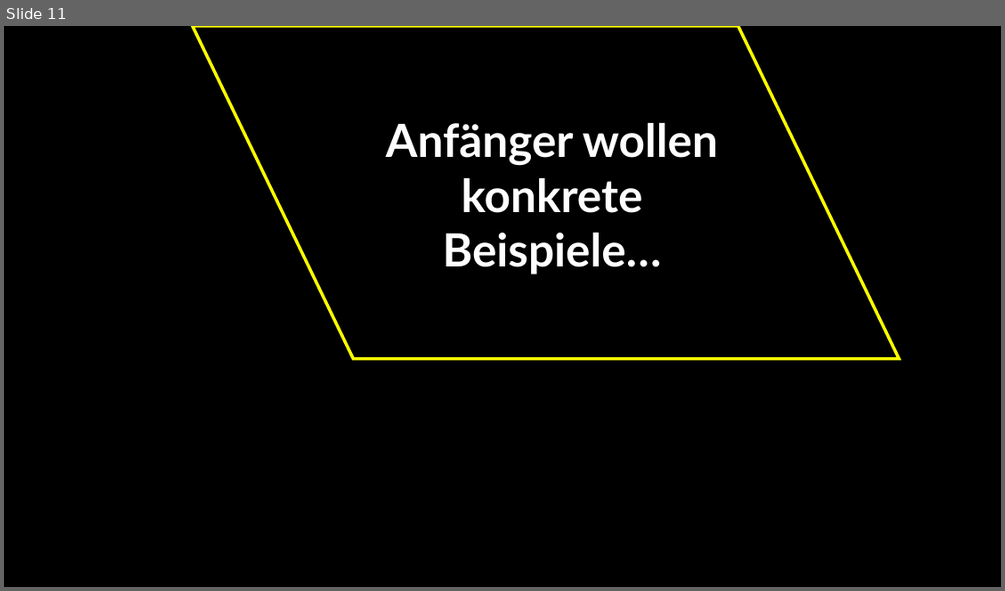
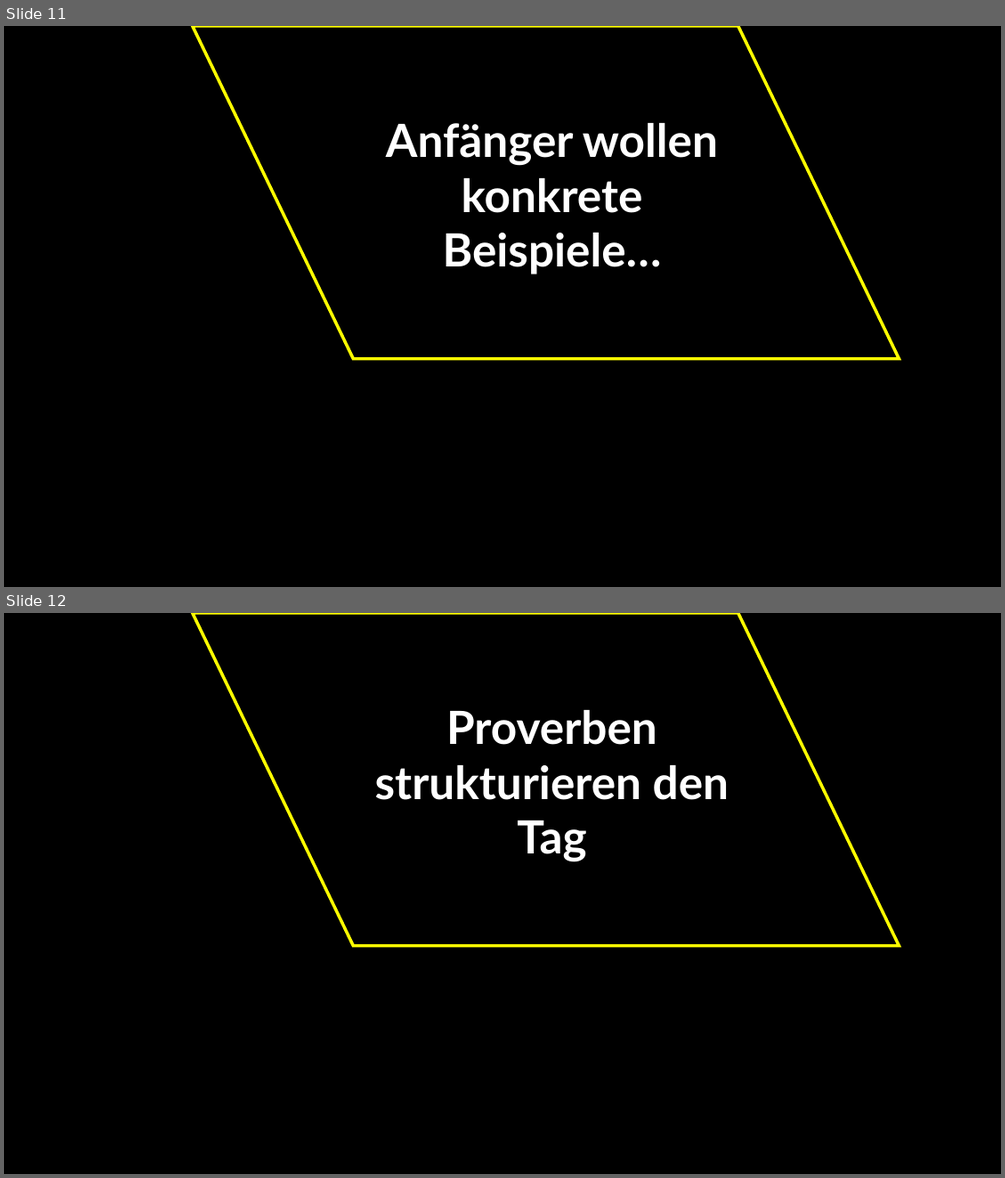
Before and after one commit to jkruppa/teaching, a slide deck: talks/202510_roulette/Kruppa_Scheetz.pptx. Shown one above the other, each under a label of ours: slide 11 before the commit, slides 11 and 12 after it. The pictures are 1005x591 and 1005x1178 pixels, drawn with LibreOffice and Linux fonts; fonts in the diff are those of the drawing. Boxes give left, top, right and bottom in pixels: in the first picture for what was removed or moved away, otherwise in the second. Text is boxed around its words. In the diff, an @@ line names an element or a change of style, - is before the commit and + after.

```diff
--- a/talks/202510_roulette/Kruppa_Scheetz.pptx
+++ b/talks/202510_roulette/Kruppa_Scheetz.pptx
@@ slide 12 added at <box>4,613,1001,1174</box>, background #000000 @@
@@ parallelogram added at <box>193,613,899,946</box>, fill #000000, outline #FFFF00 3 pt @@
@@ text added at <box>375,710,728,862</box>, 44 pt, text #FFFFFF, bold @@
+Proverben strukturieren den Tag
```
Also in this commit, not shown: 1 other slide added, 7 slides removed, 4 other files.
